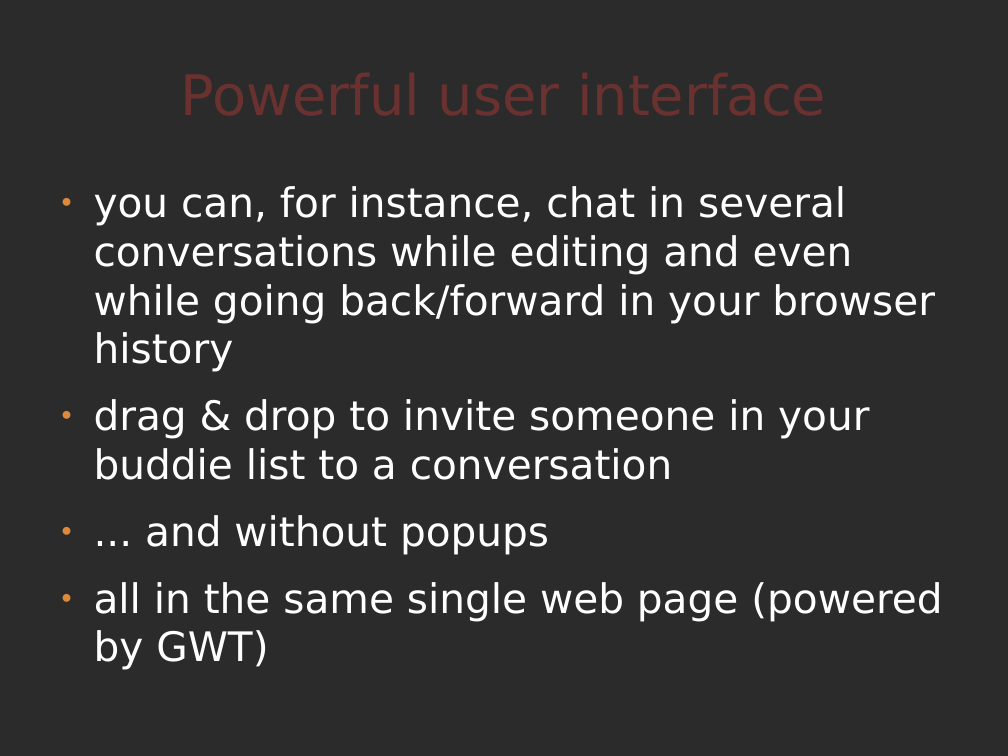
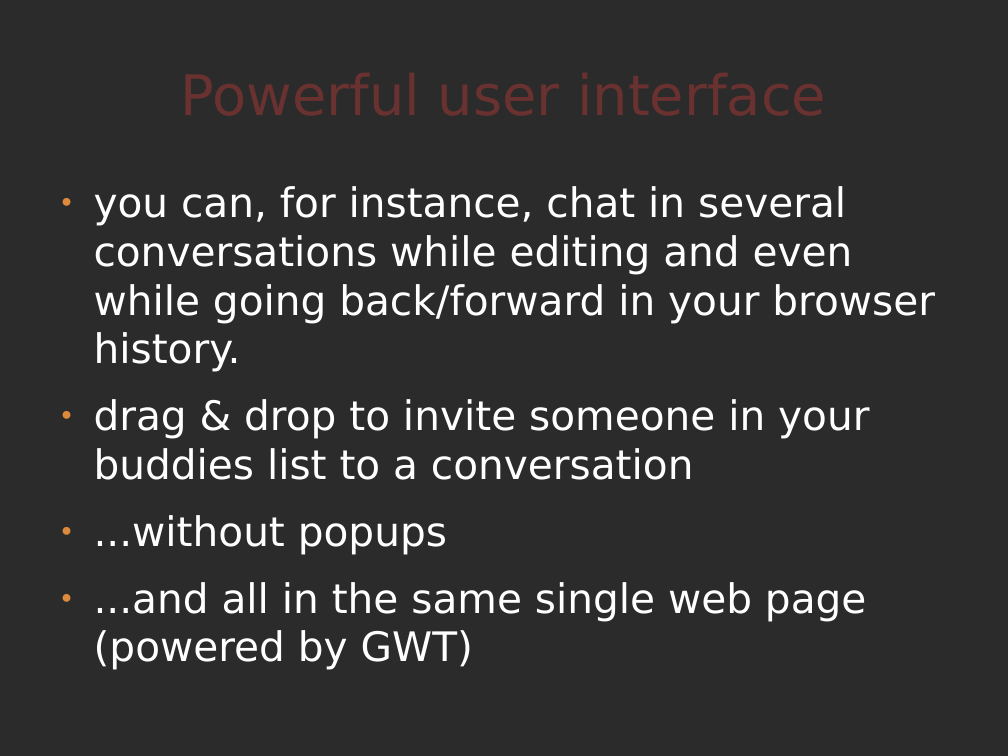
Before and after one commit to comunes/kune, a slide deck: slide 12 of doc/kune-dic-08.odp (slide 9 before the commit). Drawn at 1008x756 pixels with LibreOffice and Linux fonts; fonts in the diff are those of the drawing; background and template pictures are left out; a plain dark background stands for a picture behind light text. Boxes give left, top, right and bottom in pixels: in the first picture for what was removed or moved away, otherwise in the second. Text is boxed around its words. In the diff, an @@ line names an element or a change of style, - is before the commit and + after.

```diff
--- a/doc/kune-dic-08.odp
+++ b/doc/kune-dic-08.odp
@@ text at (x1=94, y1=186, x2=935, y2=670): text changed @@
-● you can, for instance, chat in several conversations while editing and even while going back/forward in your browser history
-● drag & drop to invite someone in your buddie list to a conversation
-● ... and without popups
-● all in the same single web page (powered by GWT)
+● you can, for instance, chat in several conversations while editing and even while going back/forward in your browser history.
+● drag & drop to invite someone in your buddies list to a conversation
+● ...without popups
+● ...and all in the same single web page (powered by GWT)
```
Also in this commit, not shown: 12 other slides changed, 8 slides added, 4 other files.
